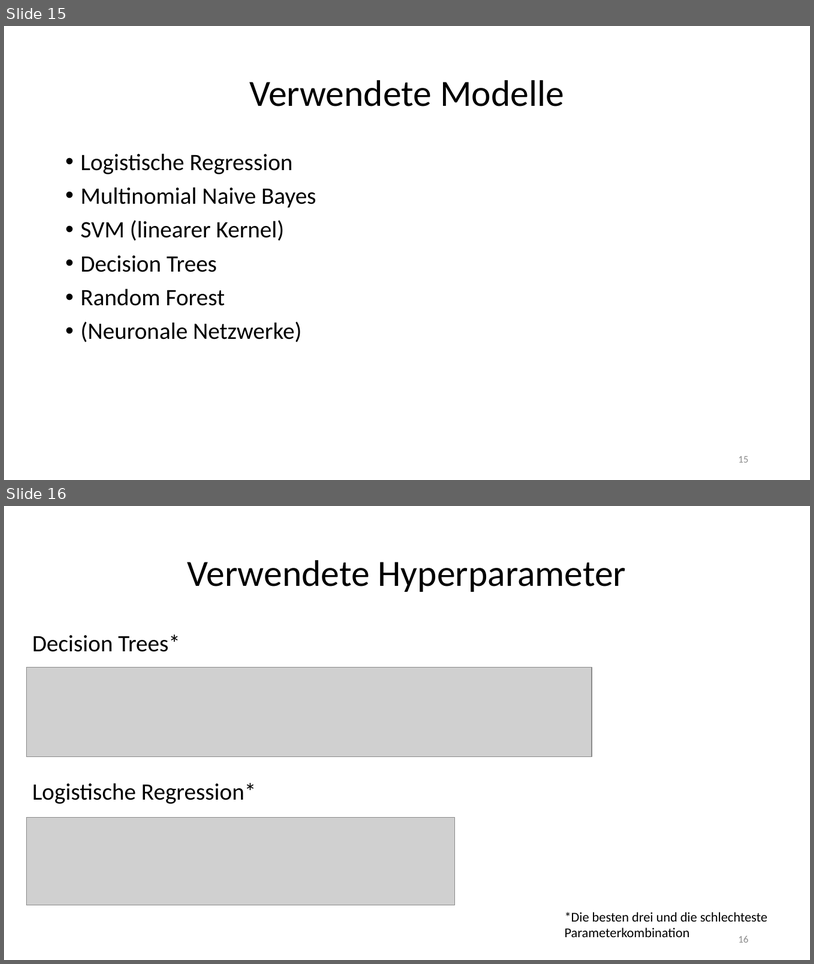
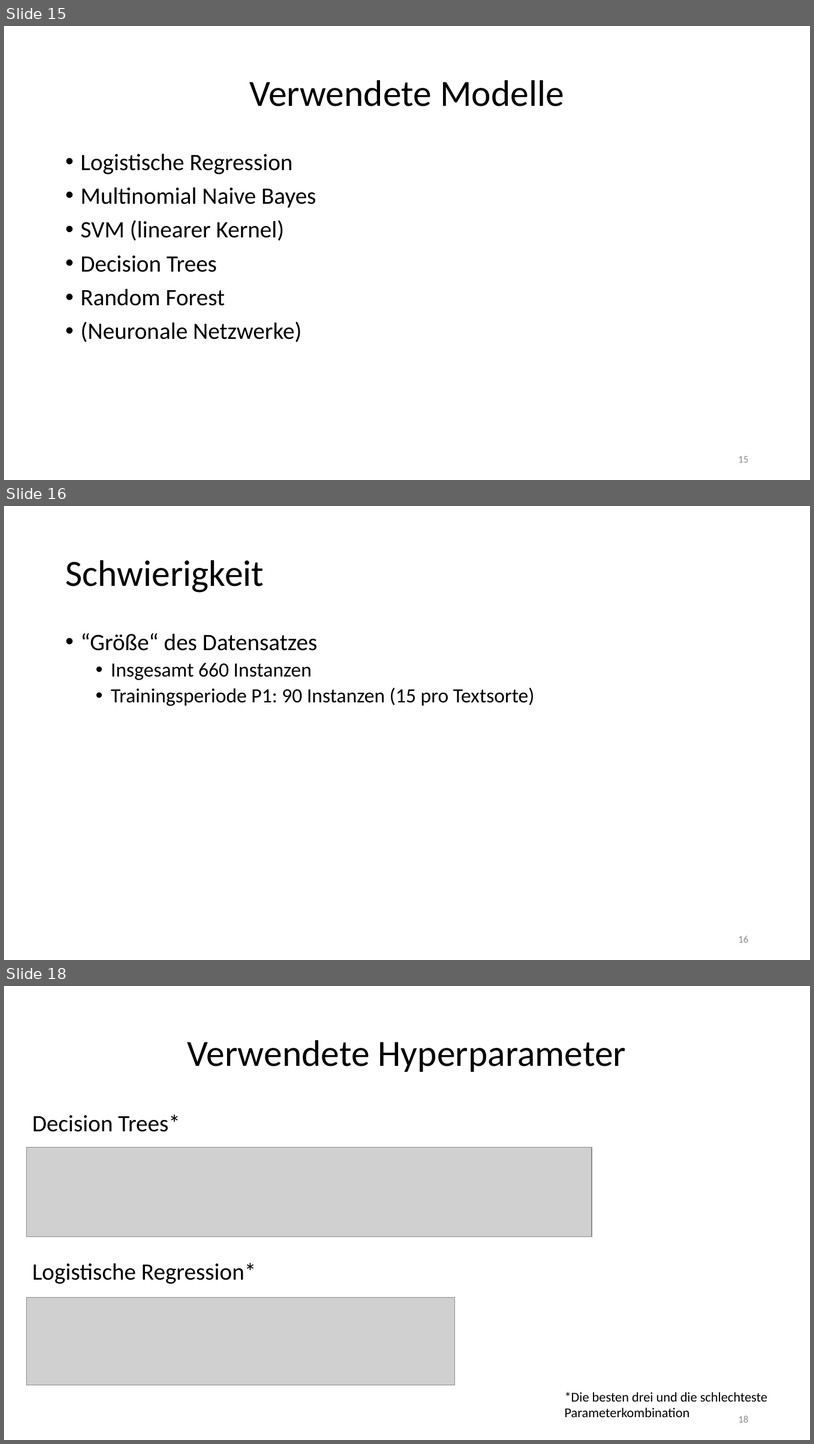
Before and after one commit to LennartKeller/TextklassifikationsProjekt2019, a slide deck: Projektgruppenpräsention.pptx. Shown one above the other, each under a label of ours: slides 15 and 16 before the commit, slides 15, 16 and 18 after it; the slides between them are not shown. The pictures are 814x964 and 814x1444 pixels, drawn with LibreOffice and Linux fonts; fonts in the diff are those of the drawing; grey boxes stand for pictures. Boxes give left, top, right and bottom in pixels: in the first picture for what was removed or moved away, otherwise in the second. Text is boxed around its words. In the diff, an @@ line names an element or a change of style, - is before the commit and + after.

```diff
--- a/Projektgruppenpräsention.pptx
+++ b/Projektgruppenpräsention.pptx
@@ slide 16 added at (4, 506, 810, 960), background #FFFFFF @@
@@ title added at (65, 560, 264, 592), 44 pt, text #000000 @@
+Schwierigkeit
@@ text added at (81, 633, 535, 706), 24 pt, text #000000 @@
+• “Größe“ des Datensatzes
+  • Insgesamt 660 Instanzen
+  • Trainingsperiode P1: 90 Instanzen (15 pro Textsorte)
@@ page number added at (738, 936, 749, 942), 12 pt, text #8C8C8C @@
+16
@@ what was slide 16 is now slide 18 @@
@@ page number at (738, 1415, 749, 1422): text changed @@
-16
+18
```
Also in this commit, not shown: 3 slides changed, 5 other slides added.
